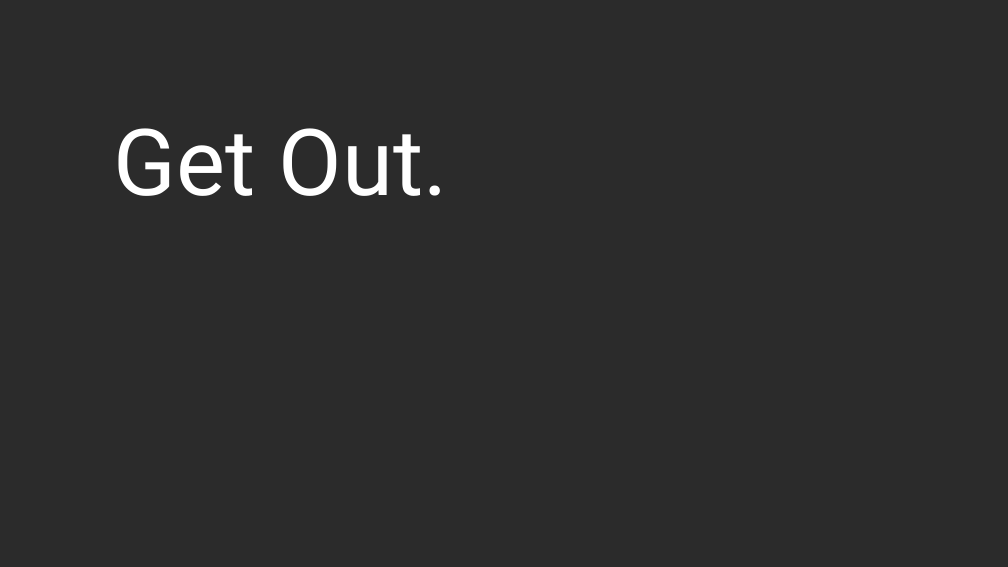
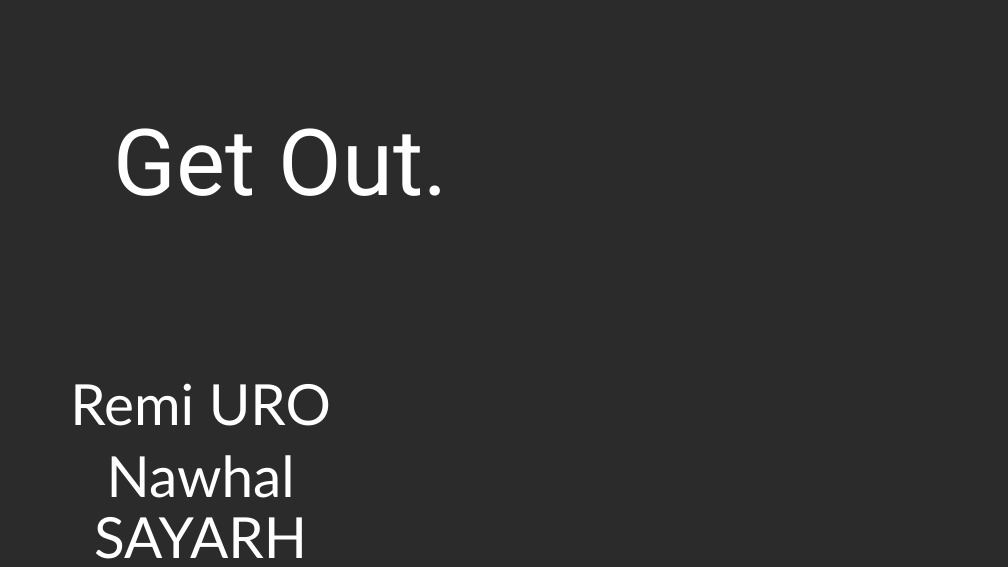
Before and after one commit to Nawhal/GetOutExpertSystem, a slide deck: slide 1 of Diapo/GetOut.pptx. Drawn at 1008x567 pixels with LibreOffice and Linux fonts; fonts in the diff are those of the drawing; background and template pictures are left out; a plain dark background stands for a picture behind light text. Boxes give left, top, right and bottom in pixels: in the first picture for what was removed or moved away, otherwise in the second. Text is boxed around its words. In the diff, an @@ line names an element or a change of style, - is before the commit and + after.

```diff
--- a/Diapo/GetOut.pptx
+++ b/Diapo/GetOut.pptx
@@ text added at (70,383,331,559), 54 pt, text #FFFFFF @@
+Remi URO
+Nawhal SAYARH
```
Also in this commit, not shown: 3 other files.
